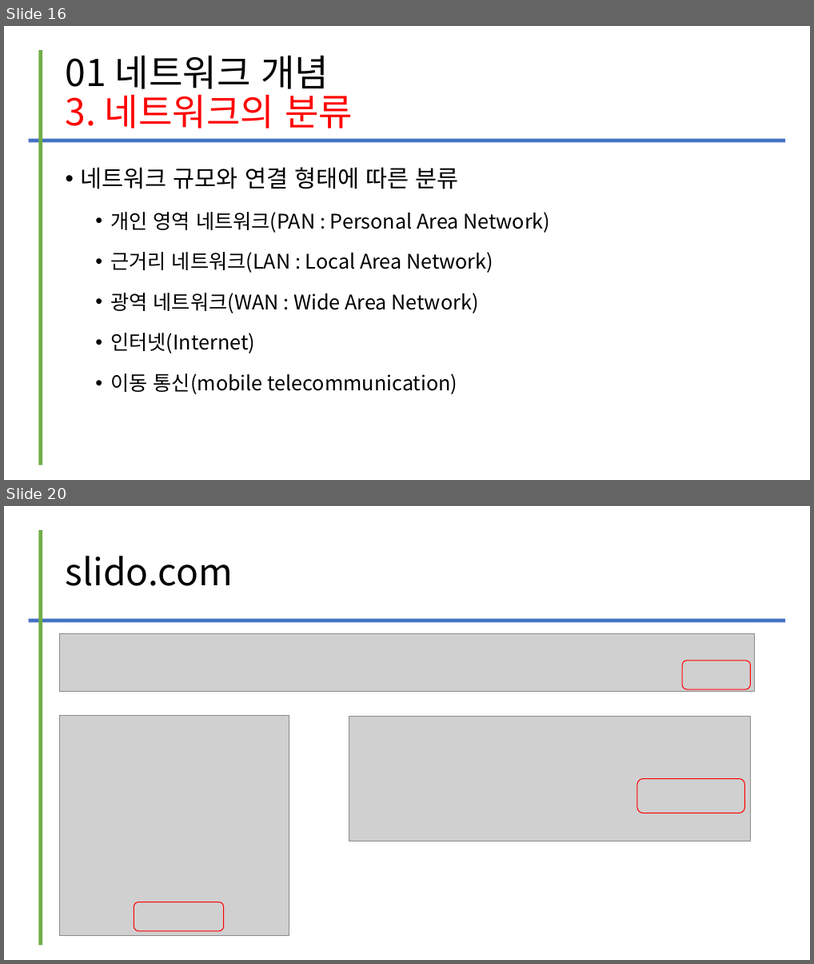
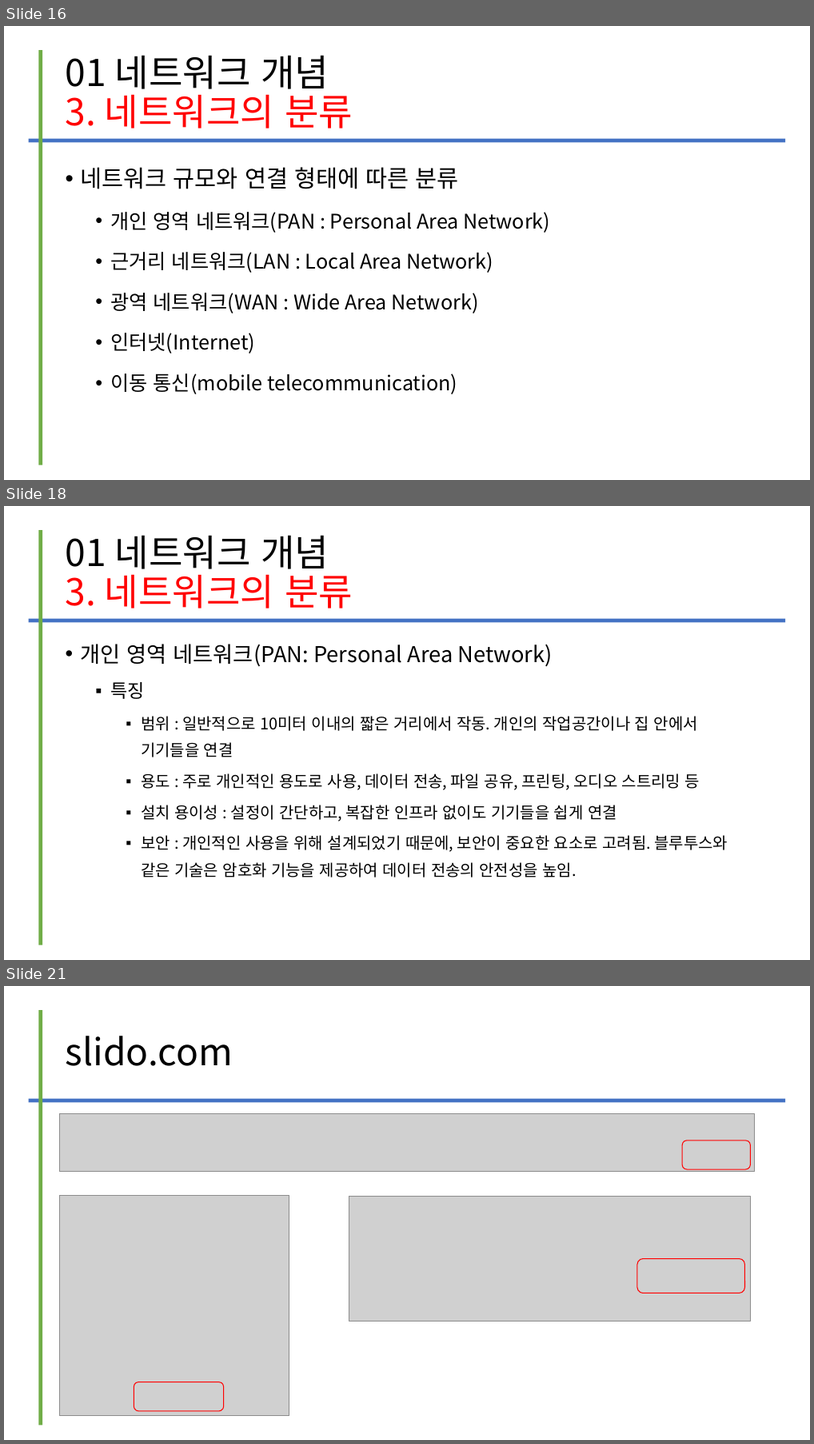
Before and after one commit to kig2929kig/2025-1-network, a slide deck: 컴퓨터 네트워크 - I. 네트워크의 이해.ppt. Shown one above the other, each under a label of ours: slides 16 and 20 before the commit, slides 16, 18 and 21 after it; the slides between them are not shown. The pictures are 814x964 and 814x1444 pixels, drawn with LibreOffice and Linux fonts; fonts in the diff are those of the drawing; grey boxes stand for pictures. Boxes give left, top, right and bottom in pixels: in the first picture for what was removed or moved away, otherwise in the second. Text is boxed around its words. In the diff, an @@ line names an element or a change of style, - is before the commit and + after.

Commit message:
Add files via upload
업데이트

```diff
--- a/컴퓨터 네트워크 - I. 네트워크의 이해.ppt
+++ b/컴퓨터 네트워크 - I. 네트워크의 이해.ppt
@@ slide 18 added at <box>4,506,810,960</box>, background #FFFFFF @@
@@ line added from (41, 530) to (41, 945), #70AD47 4.51 pt @@
@@ title added at <box>66,535,353,608</box>, 44 pt, text #FF0000 @@
+01 네트워크 개념
+3. 네트워크의 분류
@@ line added from (28, 620) to (786, 620), #4472C4 4.51 pt @@
@@ text added at <box>81,644,728,877</box>, 19 pt, text #000000 @@
+• 개인 영역 네트워크(PAN: Personal Area Network)
+  ▪ 특징
+    ▪ 범위 : 일반적으로 10미터 이내의 짧은 거리에서 작동. 개인의 작업공간이나 집 안에서 기기들을 연결
+    ▪ 용도 : 주로 개인적인 용도로 사용, 데이터 전송, 파일 공유, 프린팅, 오디오 스트리밍 등
+    ▪ 설치 용이성 : 설정이 간단하고, 복잡한 인프라 없이도 기기들을 쉽게 연결
+    ▪ 보안 : 개인적인 사용을 위해 설계되었기 때문에, 보안이 중요한 요소로 고려됨. 블루투스와 같은 기술은 암호화 기능을 제공하여 데이터 전송의 안전성을 높임.
@@ what was slide 20 is now slide 21 @@
```
Also in this commit, not shown: 2 slides changed, 1 other slide added, 1 slide removed.
